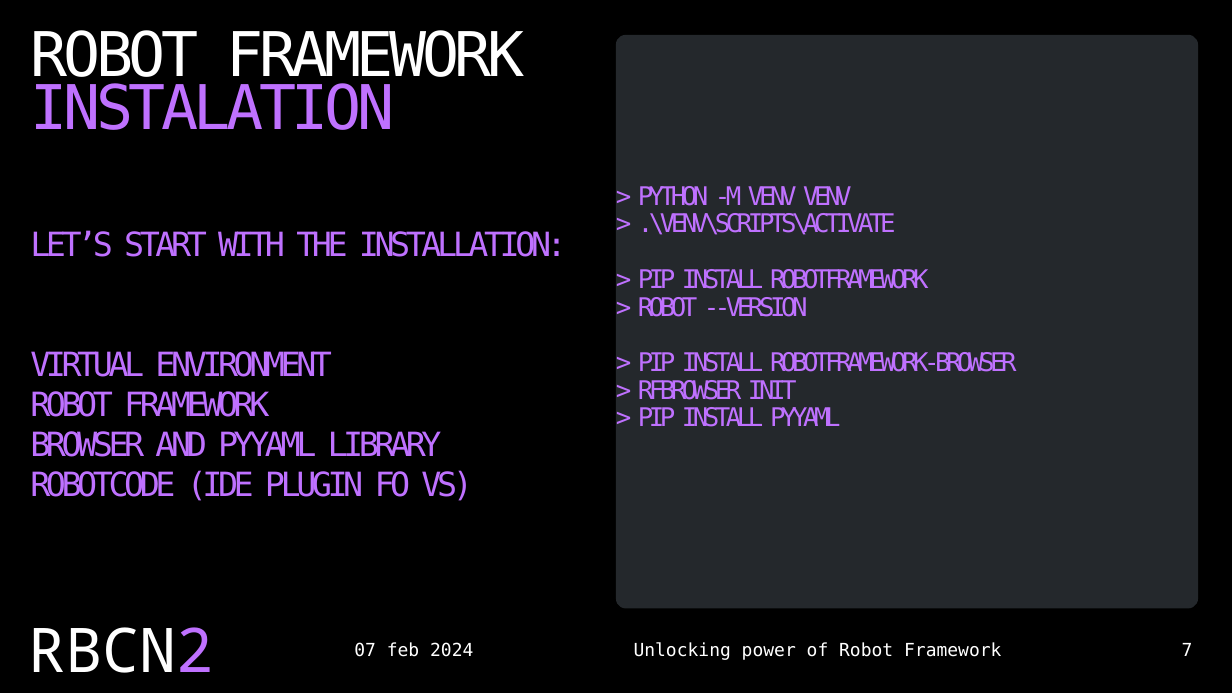
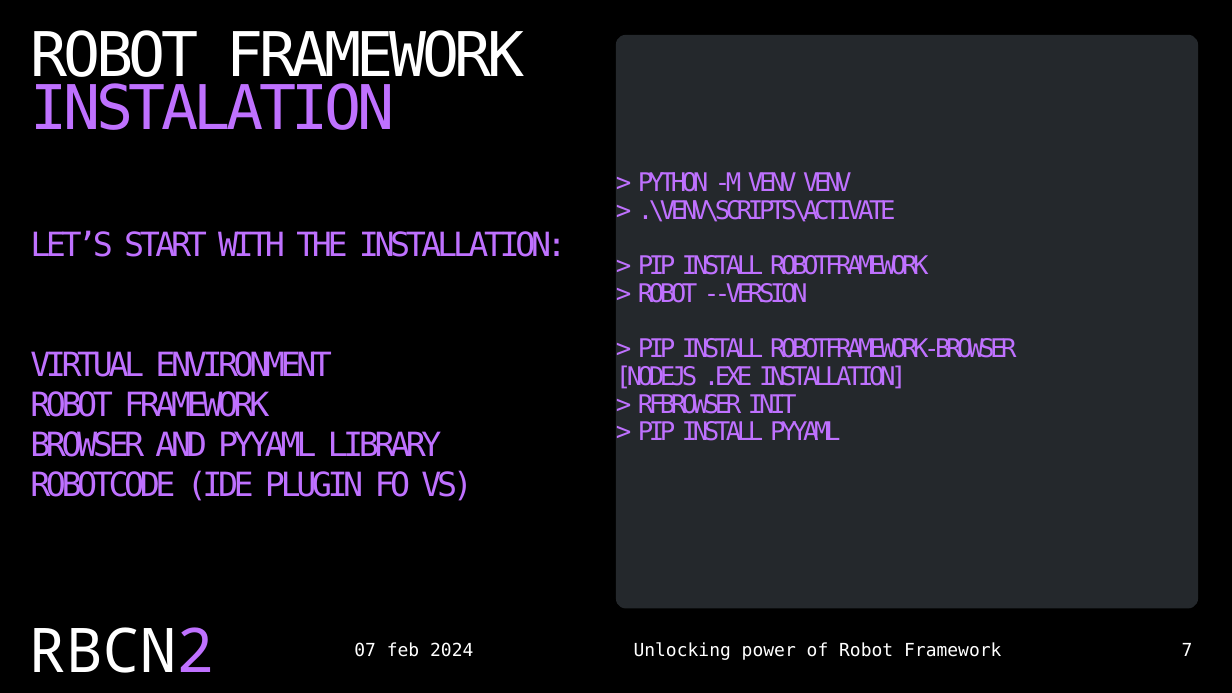
Before and after one commit to czyrski/robocon2024_unlocking_power, a slide deck: slide 7 of unlocking_power_of_robot_framework.pptx. Drawn at 1232x693 pixels with LibreOffice and Linux fonts; fonts in the diff are those of the drawing. Boxes give left, top, right and bottom in pixels: in the first picture for what was removed or moved away, otherwise in the second. Text is boxed around its words. In the diff, an @@ line names an element or a change of style, - is before the commit and + after.

```diff
--- a/unlocking_power_of_robot_framework.pptx
+++ b/unlocking_power_of_robot_framework.pptx
@@ text at bbox=[616, 365, 907, 389]: paragraph added @@
+[NODEJS .EXE INSTALLATION]
```
Also in this commit, not shown: 5 other slides changed.
